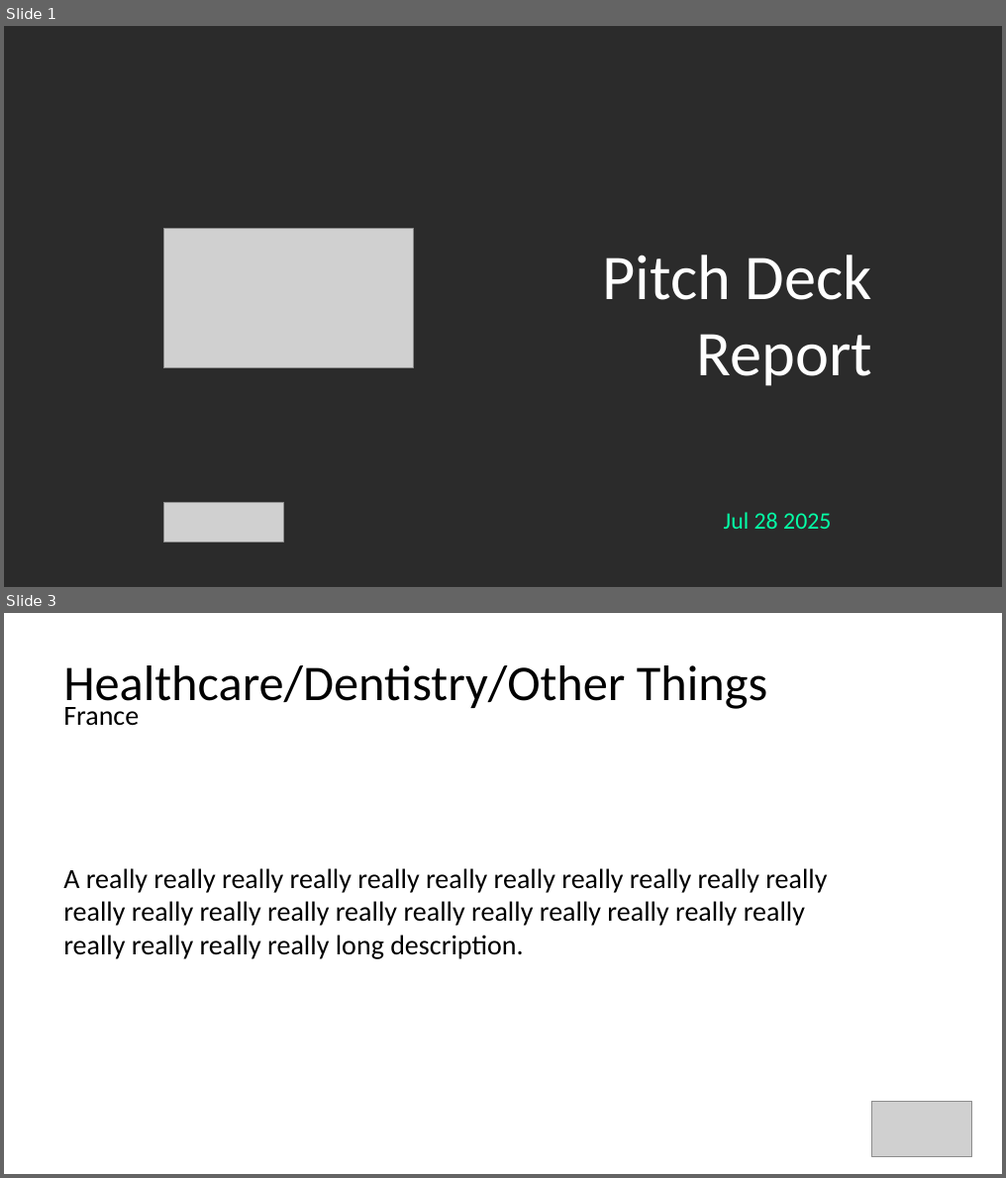
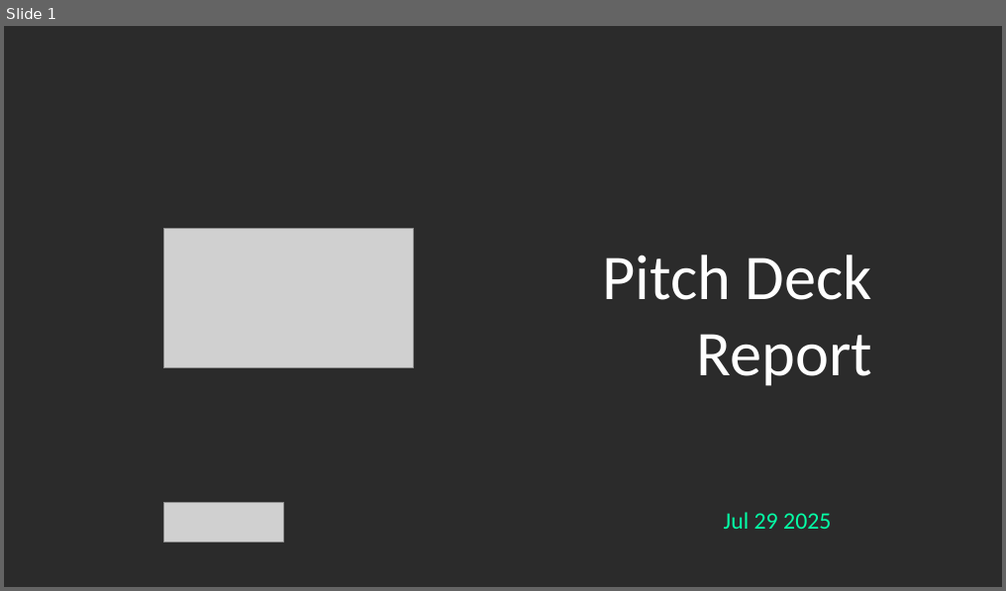
Before and after one commit to Gabrielo-Ram/SOSV-Studio-Slide-Generator, a slide deck: demo.pptx. Shown one above the other, each under a label of ours: slides 1 and 3 before the commit, slide 1 after it; the slides between them are not shown. The pictures are 1006x1178 and 1006x591 pixels, drawn with LibreOffice and Linux fonts; fonts in the diff are those of the drawing; grey boxes stand for pictures; background and template pictures are left out; a plain dark background stands for a picture behind light text. Boxes give left, top, right and bottom in pixels: in the first picture for what was removed or moved away, otherwise in the second. Text is boxed around its words. In the diff, an @@ line names an element or a change of style, - is before the commit and + after.

```diff
--- a/demo.pptx
+++ b/demo.pptx
@@ slide 3 removed at bbox=[4, 613, 1002, 1174], background picture (left out) @@
@@ text removed at bbox=[63, 665, 767, 711] @@
-Healthcare/Dentistry/Other Things
@@ text removed at bbox=[63, 707, 139, 726] @@
-France
@@ text removed at bbox=[63, 868, 827, 959] @@
-A really really really really really really really really really really really really really really really really really really really really really really really really really really long description.
@@ picture removed at bbox=[872, 1101, 972, 1157] @@
@@ slide 1 changed as well @@
@@ text at bbox=[724, 512, 831, 529]: text changed @@
-Jul 28 2025
+Jul 29 2025
```
Also in this commit, not shown: 9 slides added, 1 other slide removed, 6 other files.
